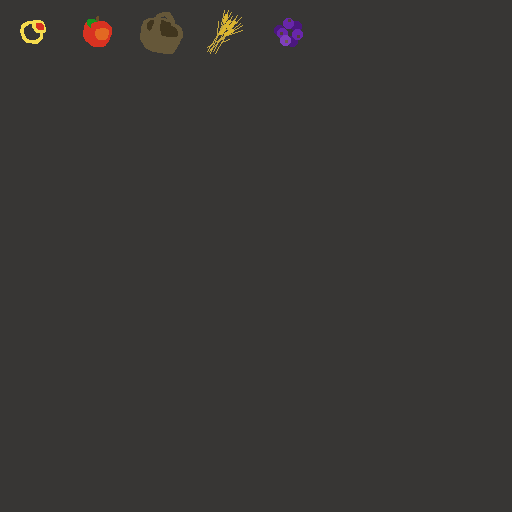
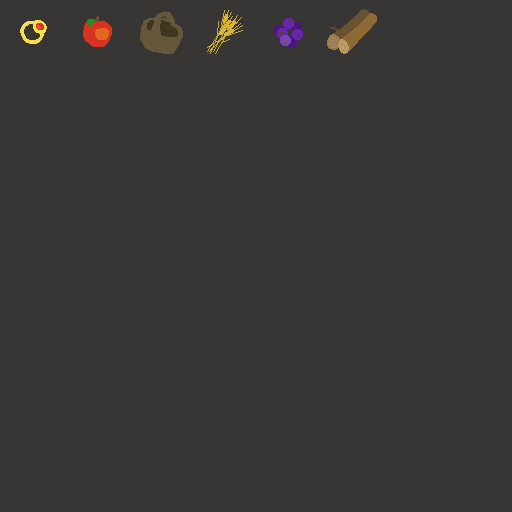
The second (512, 512) image is a revision of the first. Changes to its layers:
painted on "Layer" over [21, 9, 377, 54]
